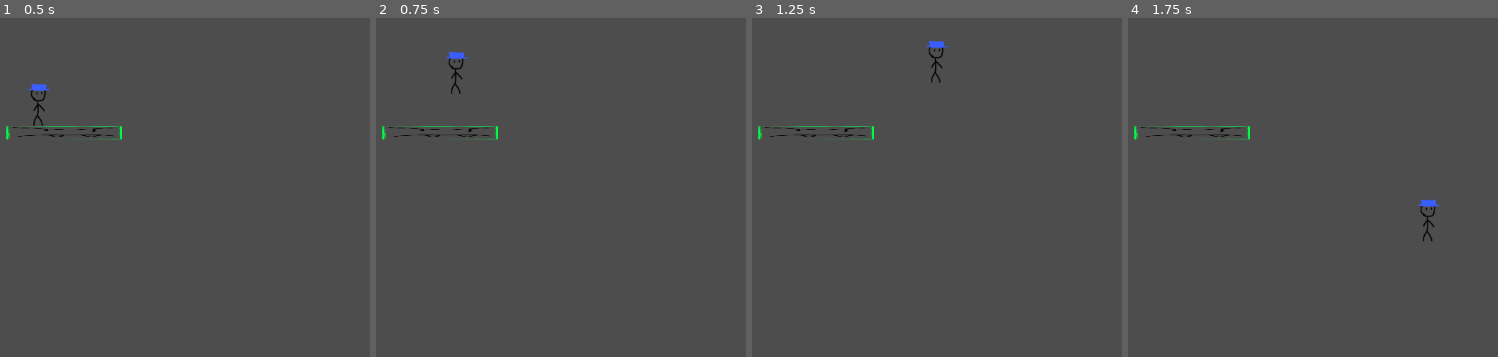
Above: before the commit, frames 1-4 (left to right).
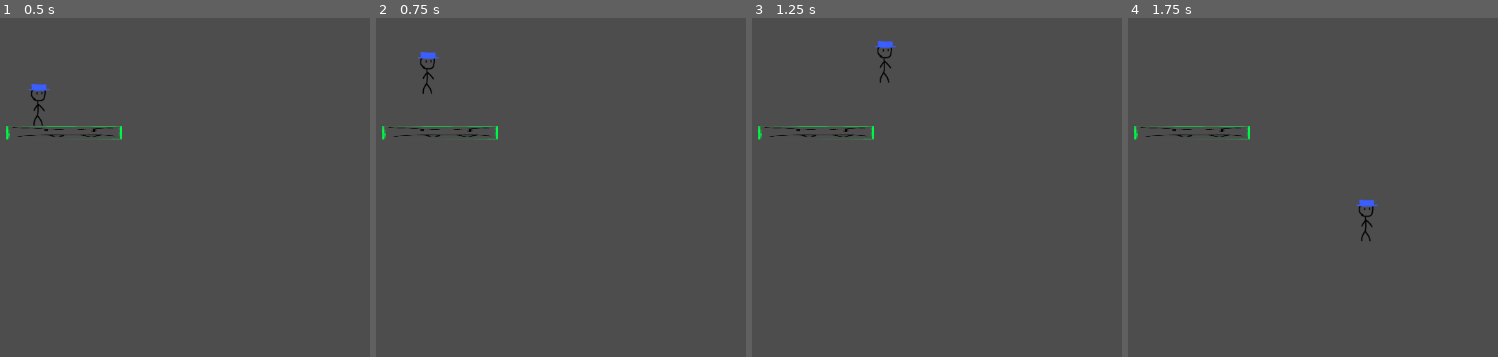
Above: after the commit, the same moments.

Repository: 1054009/2D_PlatformerTest
Game: Godot game, scene res://scenes/test_level.tscn
Same seed, same stepped clock (60 frames per second), same inputs: the game is played once before the commit and once after it.
Inputs:
- Up to frame 1 (0.5 s): no input
- Up to frame 2 (0.75 s): tap Enter at 0.5 s; hold D (MOVE_RIGHT) from 0.53 s (still down); tap Space (MOVE_JUMP) at 0.6 s
- Up to frame 3 (1.25 s): keep holding D (MOVE_RIGHT); tap Space (MOVE_JUMP) at 0.77, 1.07 s
- Up to frame 4 (1.75 s): keep holding D (MOVE_RIGHT); tap Shift (MOVE_FAST) at 1.35 s; tap Space (MOVE_JUMP) at 1.52, 1.55 s

Frame 1 is identical in both runs. In frame 2, 0.4% of the frame differs, in the area x 11-25%, y 10-23%; in frame 3, 0.4%; in frame 4, 0.4%, in the area x 61-85%, y 53-66%.

Commit message:
Add move deltas for air and ground

Diff:
--- a/src/scripts/player.gd
+++ b/src/scripts/player.gd
@@ -4,14 +4,21 @@
 @export var RUN_SPEED = 550.0
 @export var JUMP_POWER = -400.0
 
+@export var MOVE_DELTA_GROUND = 20
+@export var MOVE_DELTA_AIR = 6
+
 func run_physics(_delta):
-	if Input.is_action_just_pressed("MOVE_JUMP") and is_on_floor():
+	var on_floor = is_on_floor()
+
+	if Input.is_action_just_pressed("MOVE_JUMP") and on_floor:
 		velocity.y = JUMP_POWER
 
 	var direction = Input.get_axis("MOVE_LEFT", "MOVE_RIGHT")
+
 	var move_speed = RUN_SPEED if Input.is_action_pressed("MOVE_FAST") else WALK_SPEED
+	var move_delta = MOVE_DELTA_GROUND if on_floor else MOVE_DELTA_AIR
 
 	if direction:
-		velocity.x = direction * move_speed
+		velocity.x = move_toward(velocity.x, direction * move_speed, move_delta)
 	else:
-		velocity.x = move_toward(velocity.x, 0, move_speed)
+		velocity.x = move_toward(velocity.x, 0, move_delta)
